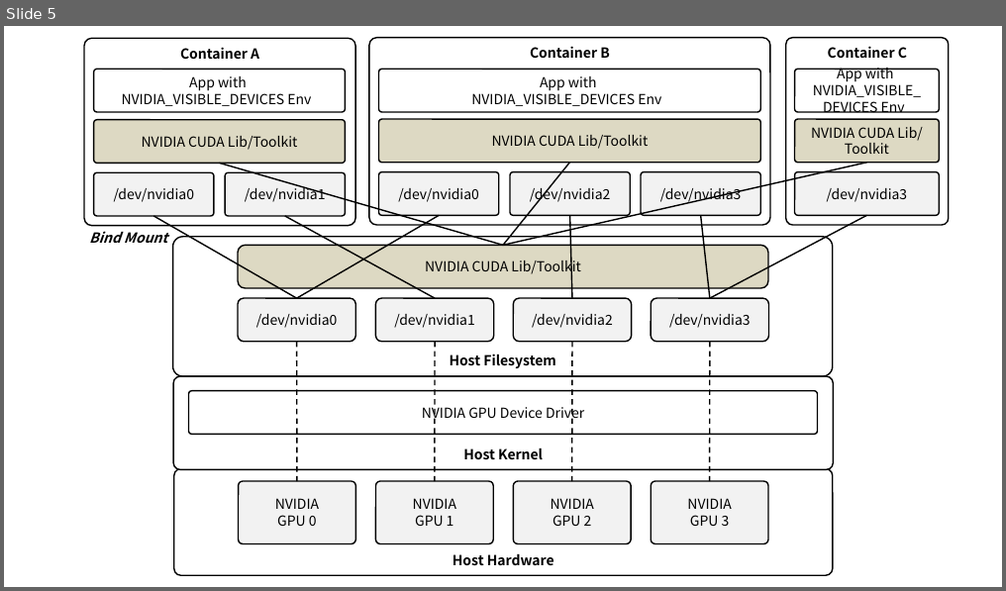
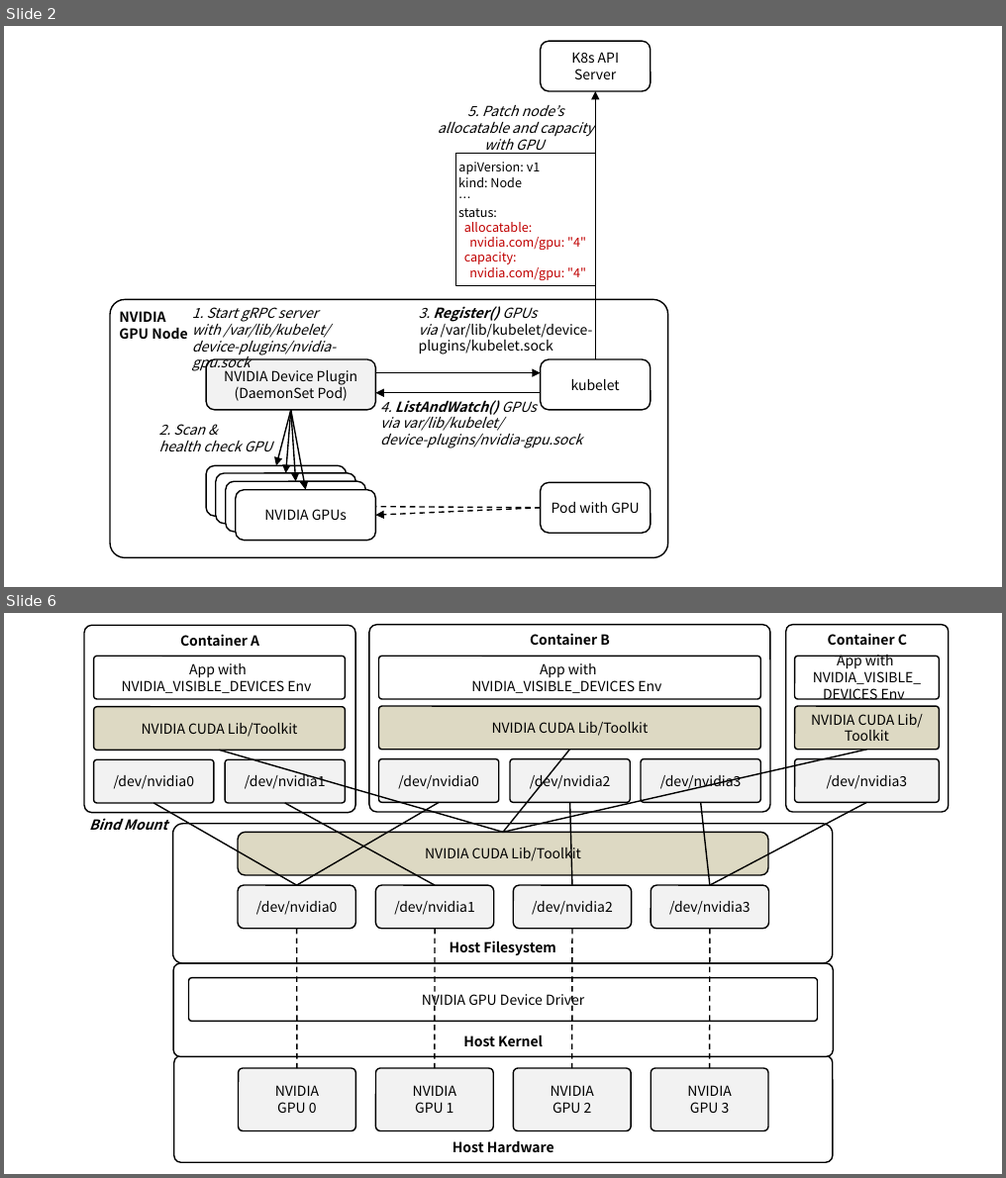
Before and after one commit to ssup2/blog-software, a slide deck: content/docs/theory-analysis/kubernetes-nvidia-device-plugin/images/images.pptx. Shown one above the other, each under a label of ours: slide 5 before the commit, slides 2 and 6 after it; the slides between them are not shown. The pictures are 1006x591 and 1006x1178 pixels, drawn with LibreOffice and Linux fonts; fonts in the diff are those of the drawing. Boxes give left, top, right and bottom in pixels: in the first picture for what was removed or moved away, otherwise in the second. Text is boxed around its words. In the diff, an @@ line names an element or a change of style, - is before the commit and + after.

```diff
--- a/content/docs/theory-analysis/kubernetes-nvidia-device-plugin/images/images.pptx
+++ b/content/docs/theory-analysis/kubernetes-nvidia-device-plugin/images/images.pptx
@@ slide 2 added at (x1=4, y1=26, x2=1002, y2=587), background #FFFFFF @@
@@ rounded rectangle added at (x1=540, y1=41, x2=649, y2=91), fill #FFFFFF, outline #000000 1 pt, 10 pt, text #000000 @@
+K8s API
+Server
@@ text added at (x1=438, y1=105, x2=594, y2=154), 10 pt, text #000000, italic @@
+5. Patch node’s allocatable and capacity
+with GPU
@@ arrow added from (596, 360) to (596, 91), #000000 1 pt @@
@@ rectangle added at (x1=456, y1=154, x2=596, y2=286), fill #FFFFFF, outline #000000 1 pt, 9 pt, text #C00000 @@
+apiVersion: v1
+kind: Node
+…
+status:
+allocatable:
+nvidia.com/gpu: "4"
+capacity:
+nvidia.com/gpu: "4"
@@ rounded rectangle added at (x1=110, y1=299, x2=667, y2=558), fill #FFFFFF, outline #000000 1 pt, 10 pt, text #000000, bold @@
+NVIDIA
+GPU Node
@@ text added at (x1=192, y1=307, x2=336, y2=372), 10 pt, text #000000, italic @@
+1. Start gRPC server
+with /var/lib/kubelet/
+device-plugins/nvidia-gpu.sock
@@ text added at (x1=419, y1=306, x2=593, y2=355), 10 pt, text #000000 @@
+3. Register() GPUs
+via /var/lib/kubelet/device-plugins/kubelet.sock
@@ rounded rectangle added at (x1=207, y1=360, x2=376, y2=409), fill #F2F2F2, outline #000000 1 pt, 10 pt, text #000000 @@
+NVIDIA Device Plugin
+(DaemonSet Pod)
@@ arrow added from (375, 373) to (540, 373), #000000 1 pt @@
@@ rounded rectangle added at (x1=540, y1=360, x2=649, y2=409), fill #FFFFFF, outline #000000 1 pt, 10 pt, text #000000 @@
+kubelet
@@ arrow added from (291, 410) to (276, 467), #000000 1 pt @@
@@ arrow added from (291, 410) to (285, 473), #000000 1 pt @@
@@ arrow added from (291, 410) to (305, 490), #000000 1 pt @@
@@ arrow added from (291, 410) to (295, 482), #000000 1 pt @@
@@ arrow added from (540, 393) to (375, 393), #000000 1 pt @@
@@ text added at (x1=380, y1=400, x2=582, y2=449), 10 pt, text #000000, italic @@
+4. ListAndWatch() GPUs
+via var/lib/kubelet/
+device-plugins/nvidia-gpu.sock
@@ text added at (x1=159, y1=424, x2=273, y2=452), 10 pt, text #000000, italic @@
+2. Scan &
+health check GPU
@@ rounded rectangle added at (x1=207, y1=467, x2=347, y2=516), fill #FFFFFF, outline #000000 1 pt, 14 pt, text #000000 @@
+NVIDA GPU
@@ rounded rectangle added at (x1=216, y1=473, x2=355, y2=523), fill #FFFFFF, outline #000000 1 pt, 14 pt, text #000000 @@
+NVIDA GPU
@@ rounded rectangle added at (x1=226, y1=482, x2=365, y2=532), fill #FFFFFF, outline #000000 1 pt, 14 pt, text #000000 @@
+NVIDA GPU
@@ rounded rectangle added at (x1=236, y1=490, x2=375, y2=540), fill #FFFFFF, outline #000000 1 pt, 10 pt, text #000000 @@
+NVIDIA GPUs
@@ rounded rectangle added at (x1=540, y1=483, x2=649, y2=533), fill #FFFFFF, outline #000000 1 pt, 10 pt, text #000000 @@
+Pod with GPU
@@ arrow added from (540, 508) to (365, 507), #000000 1 pt dashed @@
@@ arrow added from (540, 508) to (375, 515), #000000 1 pt dashed @@
@@ what was slide 5 is now slide 6 @@
```
Also in this commit, not shown: 1 slide changed, 2 other slides added, 3 other files.
